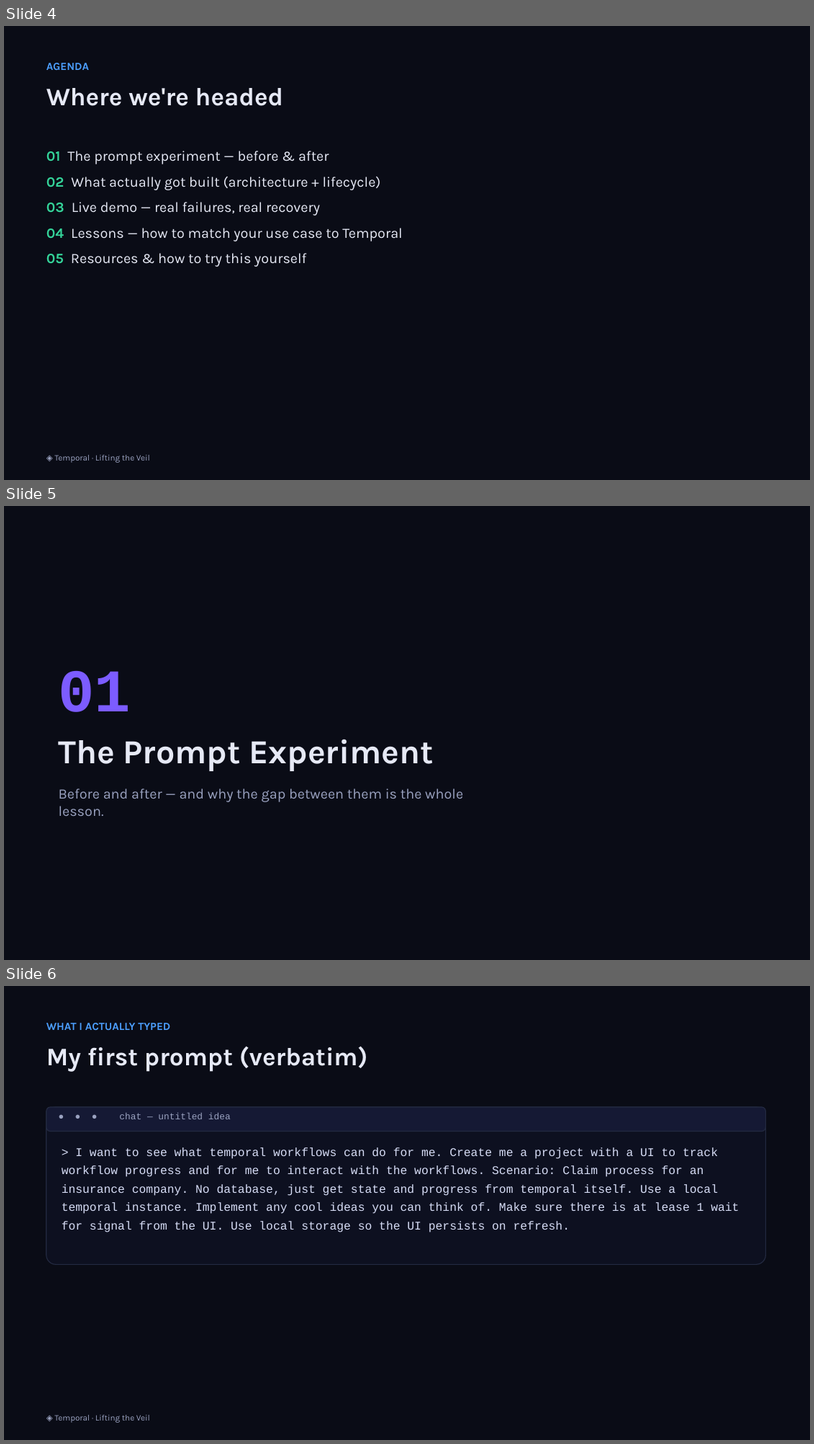
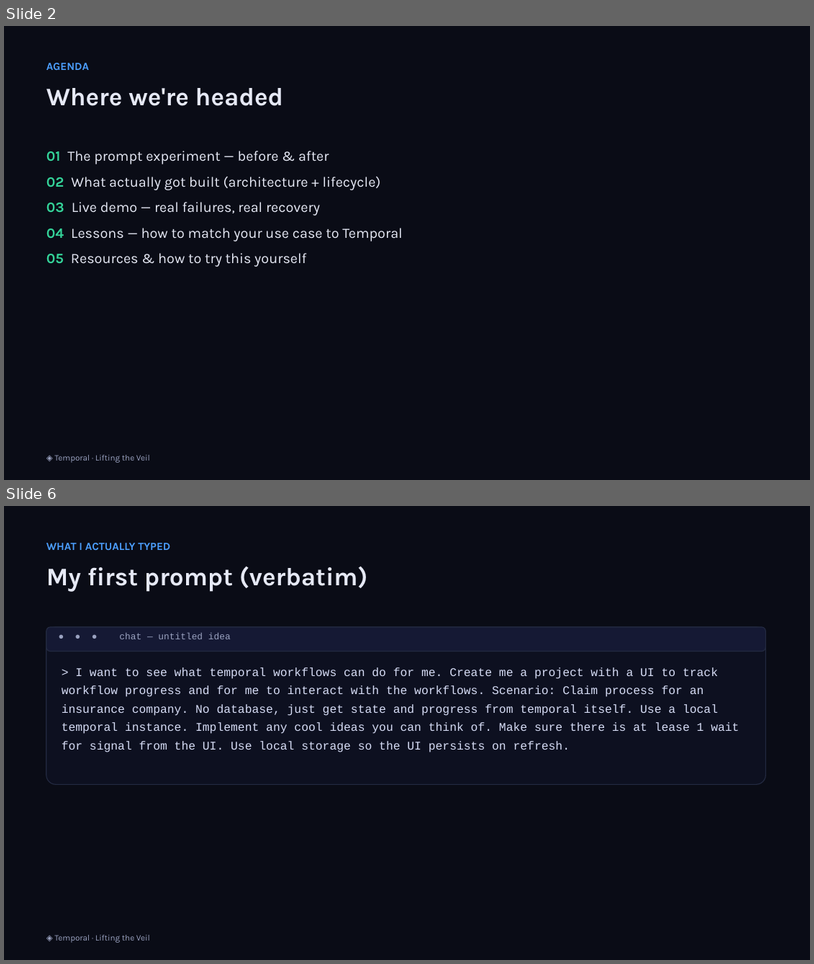
Before and after one commit to simy307/temporal-claims-demo, a slide deck: presentation/Lifting-the-Veil-Temporal-Talk.pptx. Shown one above the other, each under a label of ours: slides 4, 5 and 6 before the commit, slides 2 and 6 after it; the slides between them are not shown. The pictures are 814x1444 and 814x964 pixels, drawn with LibreOffice and Linux fonts; fonts in the diff are those of the drawing. Boxes give left, top, right and bottom in pixels: in the first picture for what was removed or moved away, otherwise in the second. Text is boxed around its words. In the diff, an @@ line names an element or a change of style, - is before the commit and + after.

```diff
--- a/presentation/Lifting-the-Veil-Temporal-Talk.pptx
+++ b/presentation/Lifting-the-Veil-Temporal-Talk.pptx
@@ slide 5 removed at bbox=[4, 506, 810, 960], background #FFFFFF @@
@@ rectangle removed at bbox=[4, 506, 810, 960] @@
@@ text removed at bbox=[59, 671, 131, 712] @@
-01
@@ text removed at bbox=[59, 739, 433, 771] @@
-The Prompt Experiment
@@ text removed at bbox=[59, 788, 463, 816] @@
-Before and after — and why the gap between them is the whole lesson.
@@ what was slide 4 is now slide 2 @@
```
Also in this commit, not shown: 1 slide changed, 2 slides added, 3 other files.
